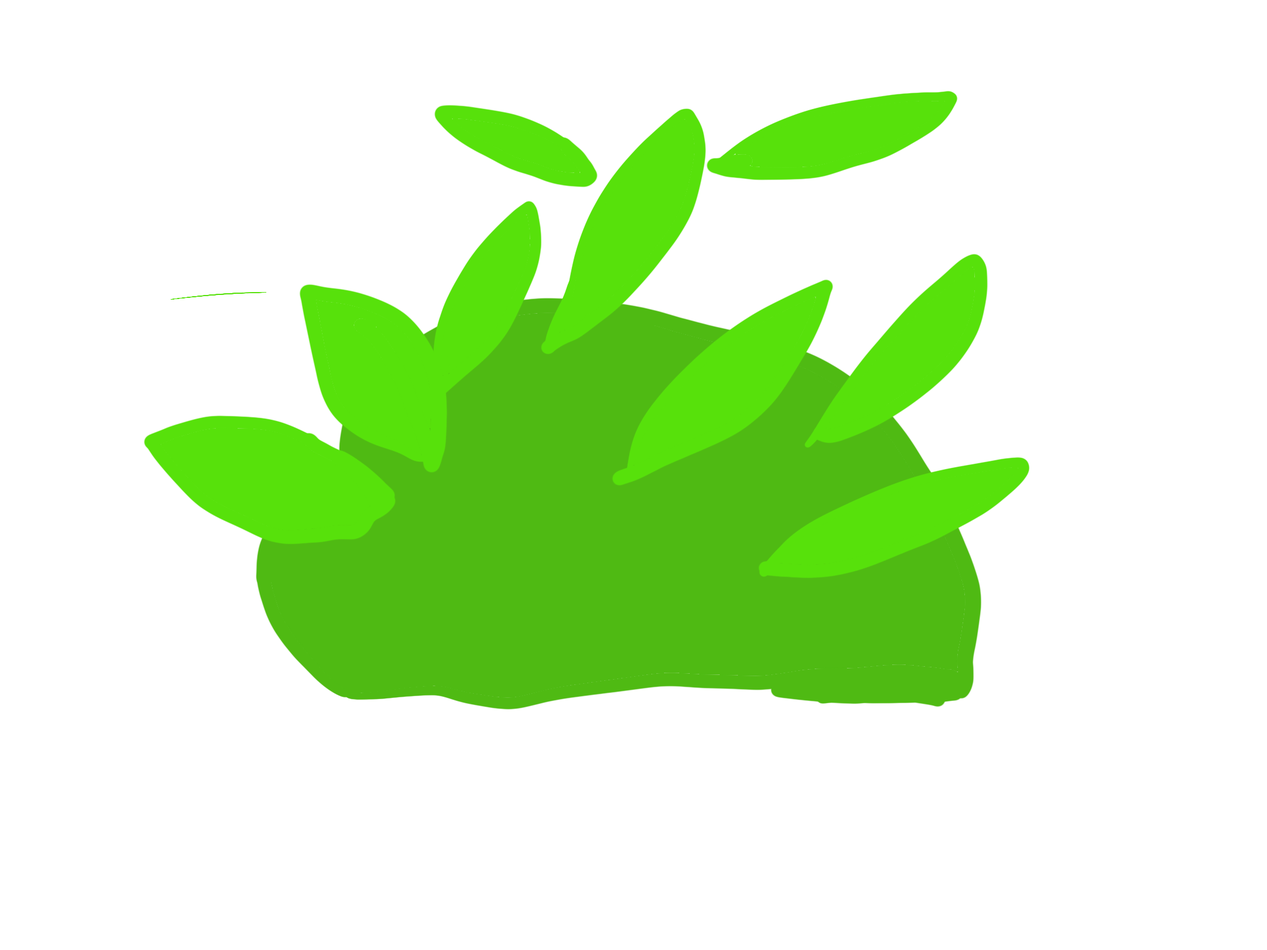
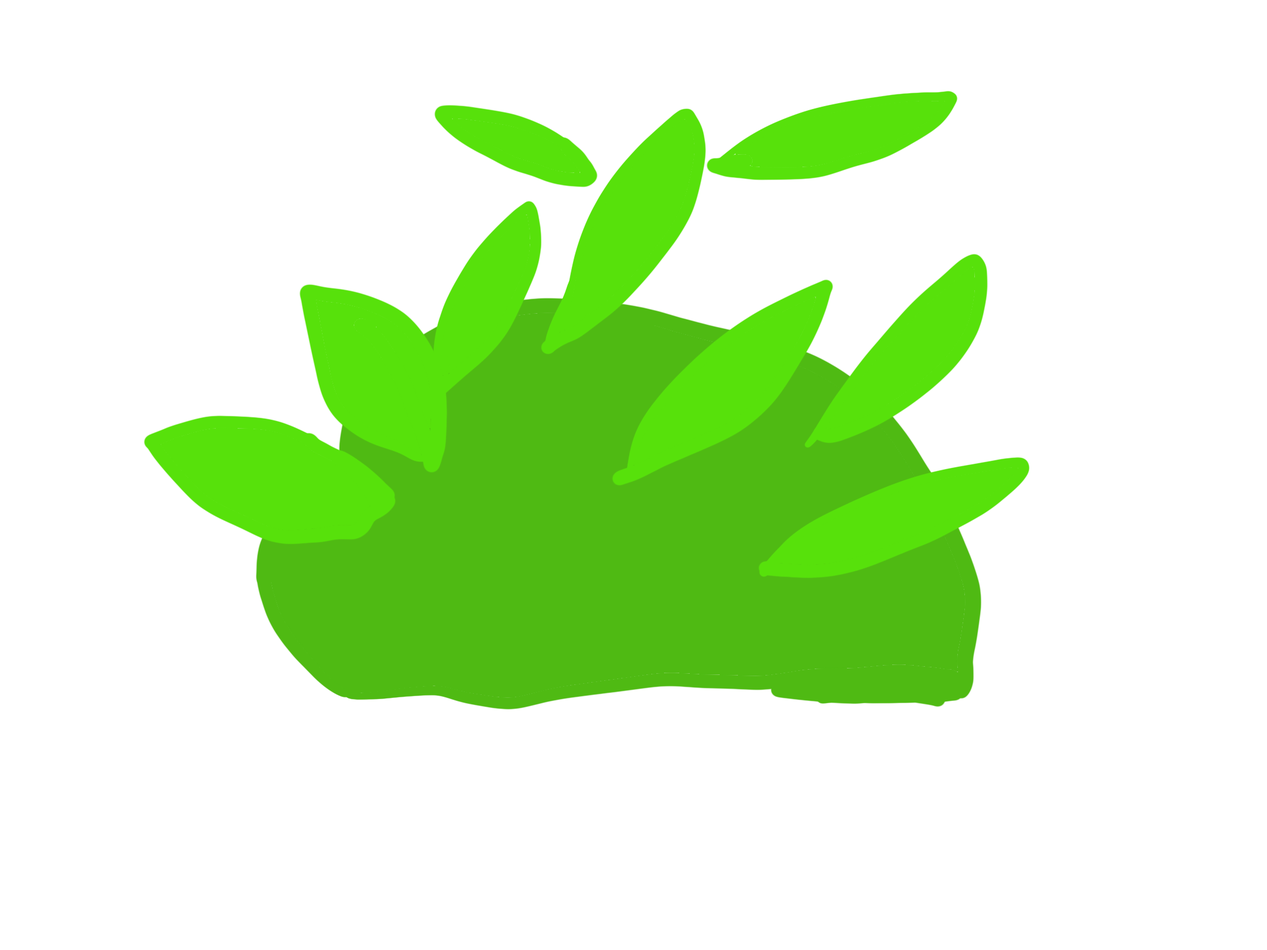
Two versions of the same layered image (1267x950). Layer-by-layer changes:
painted on "Layer 4" over (x1=170, y1=292, x2=267, y2=300)
